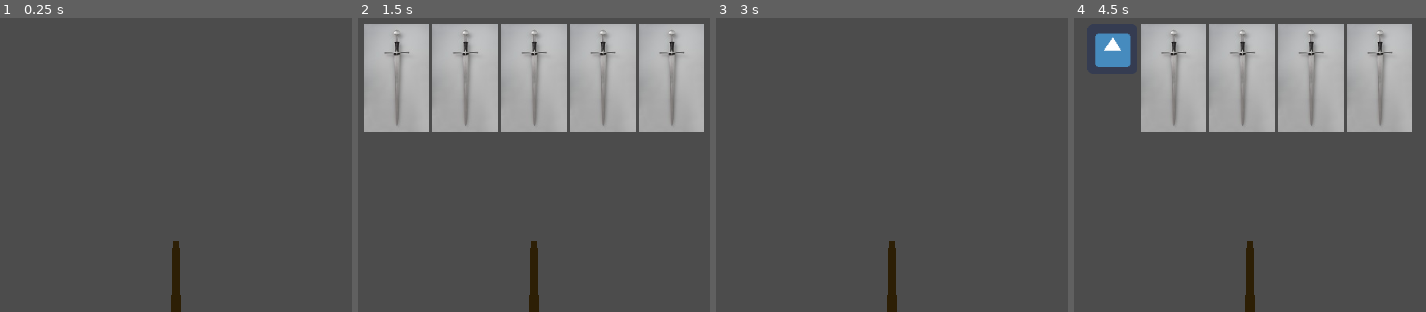
Above: before the commit, frames 1-4 (left to right).
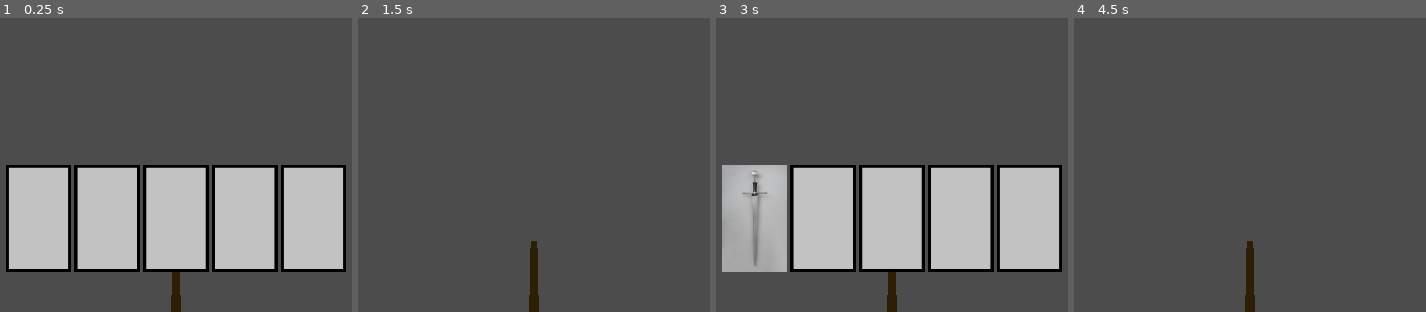
Above: after the commit, the same moments.

Repository: The-Portfolio-Organisation/MagickaTheMagicForest
Game: Godot game, scene res://Subobjects/Player.tscn
The game is run twice, just before and just after one commit, with the same random seed, the same clock (stepped at 60 frames per second) and the same inputs. This scene is started directly instead of the project's main scene.
Inputs (mouse positions are in pixels of both pictures, inside the frame that each line leads up to):
- Up to frame 1 (0.25 s): no input
- Up to frame 2 (1.5 s): tap Enter (pause) at 0.5 s; move the mouse to (576, 76) at 0.52 s; hold W (move_forward) from 0.53 s (still down); tap Space (jump) at 0.77, 1.25 s; move the mouse to (495, 79) at 1.27 s
- Up to frame 3 (3 s): keep holding W (move_forward); tap Space (jump) at 1.52, 2.75 s; tap Enter (pause) at 2 s; move the mouse to (913, 70) at 2.02 s; move the mouse to (881, 85) at 2.77 s
- Up to frame 4 (4.5 s): keep holding W (move_forward); tap Space (jump) at 3.02, 3.77, 4.25 s; tap Enter (pause) at 3.5 s; move the mouse to (1309, 82) at 3.52 s; move the mouse to (1190, 70) at 4.27 s

The runs differ from the first frame. In frame 1, 34% of the frame differs, in the area x 1-99%, y 50-87%; in frame 2, 34%, in the area x 1-99%, y 2-39%; in frame 3, 34%; in frame 4, 28%.

Commit message:
+ bow and border

Diff:
--- a/source/Subobjects/Player.tscn
+++ b/source/Subobjects/Player.tscn
@@ -1,6 +1,6 @@
 [gd_scene load_steps=13 format=2]
 
-[ext_resource path="res://Assets/Materials/sword.jpg" type="Texture" id=1]
+[ext_resource path="res://Assets/Materials/empty.png" type="Texture" id=1]
 [ext_resource path="res://Scripts/ActorComponents/Player/PlayerMovement.gd" type="Script" id=2]
 [ext_resource path="res://Scripts/ActorComponents/Player/Inventory.gd" type="Script" id=3]
 
@@ -70,11 +70,10 @@
 shape = SubResource( 2 )
 
 [node name="HBoxContainer" type="HBoxContainer" parent="."]
-visible = false
 anchor_left = 0.5
-anchor_top = 0.5
+anchor_top = 0.8
 anchor_right = 0.5
-anchor_bottom = 0.5
+anchor_bottom = 0.8
 margin_left = -218.0
 margin_top = -69.0
 margin_right = 218.0
@@ -83,7 +82,10 @@
 grow_vertical = 2
 alignment = 1
 script = ExtResource( 3 )
-my_images = [ "res://Assets/Materials/sword.jpg", "res://Assets/Materials/icon.png" ]
+__meta__ = {
+"_edit_use_anchors_": true
+}
+my_images = [ "res://Assets/Materials/empty.png", "res://Assets/Materials/sword.jpg", "res://Assets/Materials/bow.png" ]
 
 [node name="TextureRect" type="TextureRect" parent="HBoxContainer"]
 margin_right = 84.0
Binary file added: source/Assets/Materials/bow.png
Not shown, added: source/Assets/Materials/bow.png.import
Binary file added: source/Assets/Materials/empty.png
Not shown, added: source/Assets/Materials/empty.png.import
